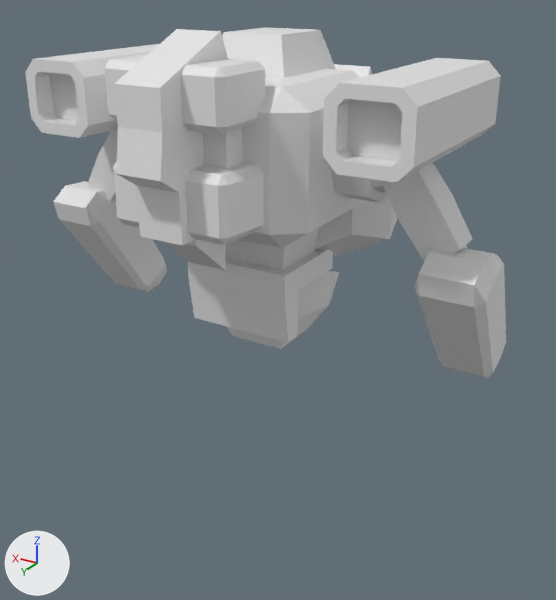
Renders of the Blender file Assets/Models/boss-2.blend from each side of a commit.
Both versions are drawn from a 50 mm camera at (-1.55, 2.48, 1.15) aimed at (-0.06, 0.0, -0.09). Lighting does not change. The marker at lower left points along +X, +Y and +Z.
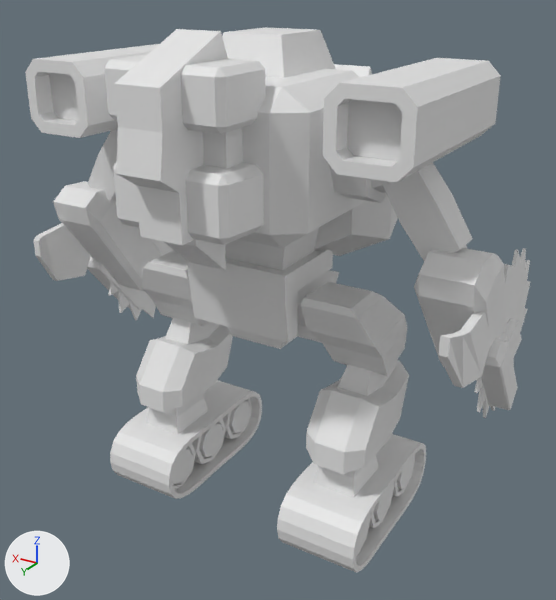
What differs and where, as boxes (x1, y1, x2, y2) in the pictures (556 x 600 px):
'Cube.023', added
    after: (110, 380, 426, 573)
'Cube.022', added
    after: (136, 325, 409, 474)
'Cube.018', added
    after: (142, 250, 407, 376)
'Cube.019', added
    after: (34, 223, 492, 388)
'Cube.020', added
    after: (87, 257, 519, 410)
'Cylinder.006', added
    after: (108, 239, 530, 418)
'Cube.024', added
    after: (146, 392, 379, 497)
'Cube.021', added
    after: (165, 318, 396, 396)
'Cylinder.009', added
    after: (192, 419, 395, 528)
'Cylinder.008', added
    after: (222, 398, 415, 497)
'Cylinder.010', added
    after: (172, 443, 371, 556)
'Cylinder.005', added
    after: (297, 293, 322, 343)

The change, as a list of edits to the scene's bpy script:
```text
Add cu_béziercircle:
    cu_béziercircle = bpy.data.curves.new('BézierCircle', 'CURVE')
    cu_béziercircle.dimensions = '3D'
    _sp = cu_béziercircle.splines.new('BEZIER'); _sp.bezier_points.add(3)
    _sp.bezier_points.foreach_set('co', [-1.0, 0.0, 0.0, 0.0, 3.0, 0.0, 1.0, 0.0, 0.0, 0.0, -3.0, 0.0])
    _sp.bezier_points.foreach_set('handle_left', [-1.0, -1.656, 0.0, -1.235, 3.0, 0.0, 1.0, 1.656, 0.0, 1.235, -3.0, 0.0])
    _sp.bezier_points.foreach_set('handle_right', [-1.0, 1.656, 0.0, 1.235, 3.0, 0.0, 1.0, -1.656, 0.0, -1.235, -3.0, 0.0])
    for _p, _l, _r in zip(_sp.bezier_points, ['ALIGNED', 'AUTO', 'ALIGNED', 'AUTO'], ['ALIGNED', 'AUTO', 'ALIGNED', 'AUTO']): _p.handle_left_type = _l; _p.handle_right_type = _r
    _sp.order_u = 0
    _sp.order_v = 0
    _sp.use_cyclic_u = True
    cu_béziercircle.use_path = True
    cu_béziercircle.fill_mode = 'FULL'
Add ob_cylinder_010:
    ob_cylinder_010 = bpy.data.objects.new('Cylinder.010', me_cylinder_016)  # 80 vertices, 74 faces; spans x -1.0..1.0, y -1.0..1.0, z -1.08..1.08; modifiers MIRROR
    ob_cylinder_010.location = (-0.441, 0.231, -0.903)
    ob_cylinder_010.rotation_euler = (0.0, 1.571, 0.0)  # degrees (0, 90, 0)
    ob_cylinder_010.scale = (0.121, 0.121, 0.121)
Add ob_cylinder_008:
    ob_cylinder_008 = bpy.data.objects.new('Cylinder.008', me_cylinder_016.copy())  # modifiers MIRROR
    ob_cylinder_008.location = (-0.441, -0.256, -0.903)
    ob_cylinder_008.rotation_euler = (0.0, 1.571, 0.0)  # degrees (0, 90, 0)
    ob_cylinder_008.scale = (0.121, 0.121, 0.121)
Add ob_cylinder_009:
    ob_cylinder_009 = bpy.data.objects.new('Cylinder.009', me_cylinder_016.copy())  # modifiers MIRROR
    ob_cylinder_009.location = (-0.441, -0.012, -0.903)
    ob_cylinder_009.rotation_euler = (0.0, 1.571, 0.0)  # degrees (0, 90, 0)
    ob_cylinder_009.scale = (0.121, 0.121, 0.121)
Add ob_cube_024:
    ob_cube_024 = bpy.data.objects.new('Cube.024', me_cube_026)  # 12 vertices, 10 faces; spans x -1.17..1.17, y -1.17..1.17, z -1.0..1.0; modifiers MIRROR
    ob_cube_024.location = (-0.435, 0.087, -0.685)
    ob_cube_024.scale = (0.0793, 0.102, 0.0896)
Add ob_cube_023:
    ob_cube_023 = bpy.data.objects.new('Cube.023', me_cube_025)  # a box spanning x -7.6..7.6, y -0.5..0.5, z -1.0..1.0; modifiers ARRAY, CURVE, MIRROR
    ob_cube_023.location = (-0.44, -0.003, -0.907)
    ob_cube_023.scale = (0.0219, 0.0219, 0.0219)
Add ob_béziercircle:
    ob_béziercircle = bpy.data.objects.new('BézierCircle', cu_béziercircle)
    ob_béziercircle.location = (-0.46, -0.0105, -0.901)
    ob_béziercircle.rotation_euler = (0.0, 1.571, 0.0)  # degrees (0, 90, 0)
    ob_béziercircle.scale = (0.12, 0.12, 0.12)
Add ob_cube_021:
    ob_cube_021 = bpy.data.objects.new('Cube.021', me_cube_024)  # 26 vertices, 24 faces; spans x -0.5..0.5, y 0.173..1.006, z 0.409..1.231; modifiers MIRROR
    ob_cube_021.location = (-0.436, -0.134, -0.638)
    ob_cube_021.rotation_euler = (0.525, 0.0, 0.0)  # degrees (30, 0, 0)
    ob_cube_021.scale = (0.127, 0.3, 0.3)
Add ob_cube_022:
    ob_cube_022 = bpy.data.objects.new('Cube.022', me_cube_022)  # 66 vertices, 64 faces; spans x -1.0..1.0, y -0.03..1.3, z -0.62..0.97; modifiers MIRROR
    ob_cube_022.location = (-0.436, -0.134, -0.638)
    ob_cube_022.rotation_euler = (0.525, 0.0, 0.0)  # degrees (30, 0, 0)
    ob_cube_022.scale = (0.127, 0.3, 0.3)
Add ob_cube_020:
    ob_cube_020 = bpy.data.objects.new('Cube.020', me_cube_020)  # 64 vertices, 66 faces; spans x -1.0..1.0, y -1.0..1.0, z -1.0..5.04; modifiers MIRROR
    ob_cube_020.location = (-0.933, -0.123, -0.25)
    ob_cube_020.rotation_euler = (0.883, 0.0, 0.0)  # degrees (51, 0, 0)
    ob_cube_020.scale = (0.0536, 0.217, 0.0536)
Add ob_cube_019:
    ob_cube_019 = bpy.data.objects.new('Cube.019', me_cube_019)  # 16 vertices, 14 faces; spans x -1.0..3.6, y -13.9..8.2, z -12.9..4.4; modifiers MIRROR
    ob_cube_019.location = (-0.927, 0.258, 0.054)
    ob_cube_019.scale = (0.0156, 0.0156, 0.0156)
Add ob_cylinder_006:
    ob_cylinder_006 = bpy.data.objects.new('Cylinder.006', me_cylinder_007)  # 64 vertices, 82 faces; spans x -1.23..1.23, y -1.23..1.23, z -1.0..1.0; modifiers MIRROR
    ob_cylinder_006.location = (-0.895, -0.342, -0.179)
    ob_cylinder_006.rotation_euler = (0.0, 1.571, 0.0)  # degrees (0, 90, 0)
    ob_cylinder_006.scale = (0.279, 0.279, -0.00624)
Add ob_cube_018:
    ob_cube_018 = bpy.data.objects.new('Cube.018', me_cube_018)  # 24 vertices, 22 faces; spans x -1.3..1.23, y -1.93..1.5, z -1.62..1.21; modifiers MIRROR
    ob_cube_018.location = (-0.399, 0.0, -0.121)
    ob_cube_018.scale = (0.121, 0.121, 0.121)
Add ob_cylinder_005:
    ob_cylinder_005 = bpy.data.objects.new('Cylinder.005', me_cylinder_006)  # an 8-sided cylinder along z spanning x -1.0..1.0, y -1.0..1.0, z -1.0..1.0; modifiers MIRROR
    ob_cylinder_005.location = (-0.227, 0.0, -0.131)
    ob_cylinder_005.rotation_euler = (0.0, 1.571, 0.0)  # degrees (0, 90, 0)
    ob_cylinder_005.scale = (-0.0971, -0.0971, -0.117)
```
